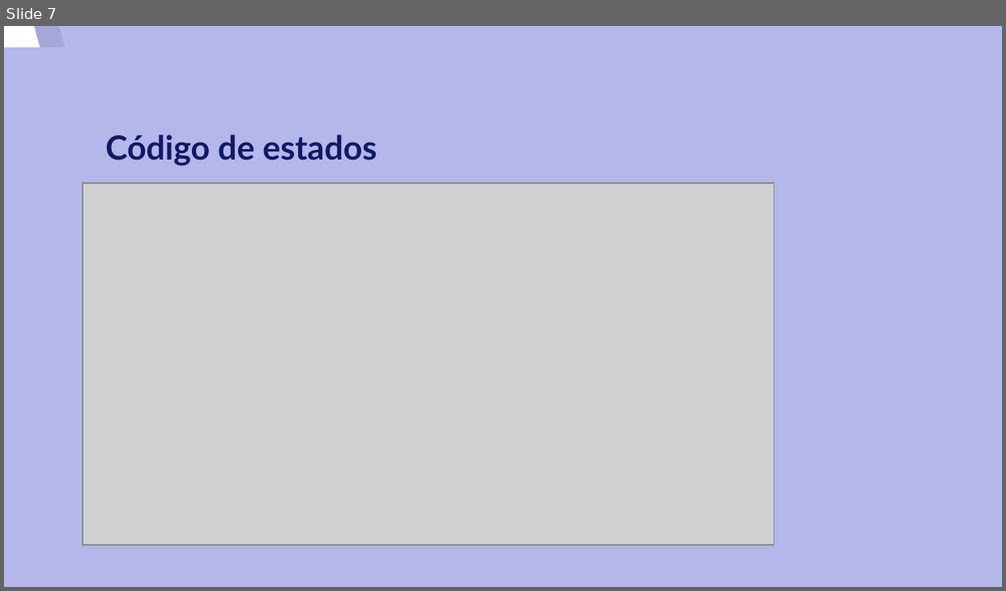
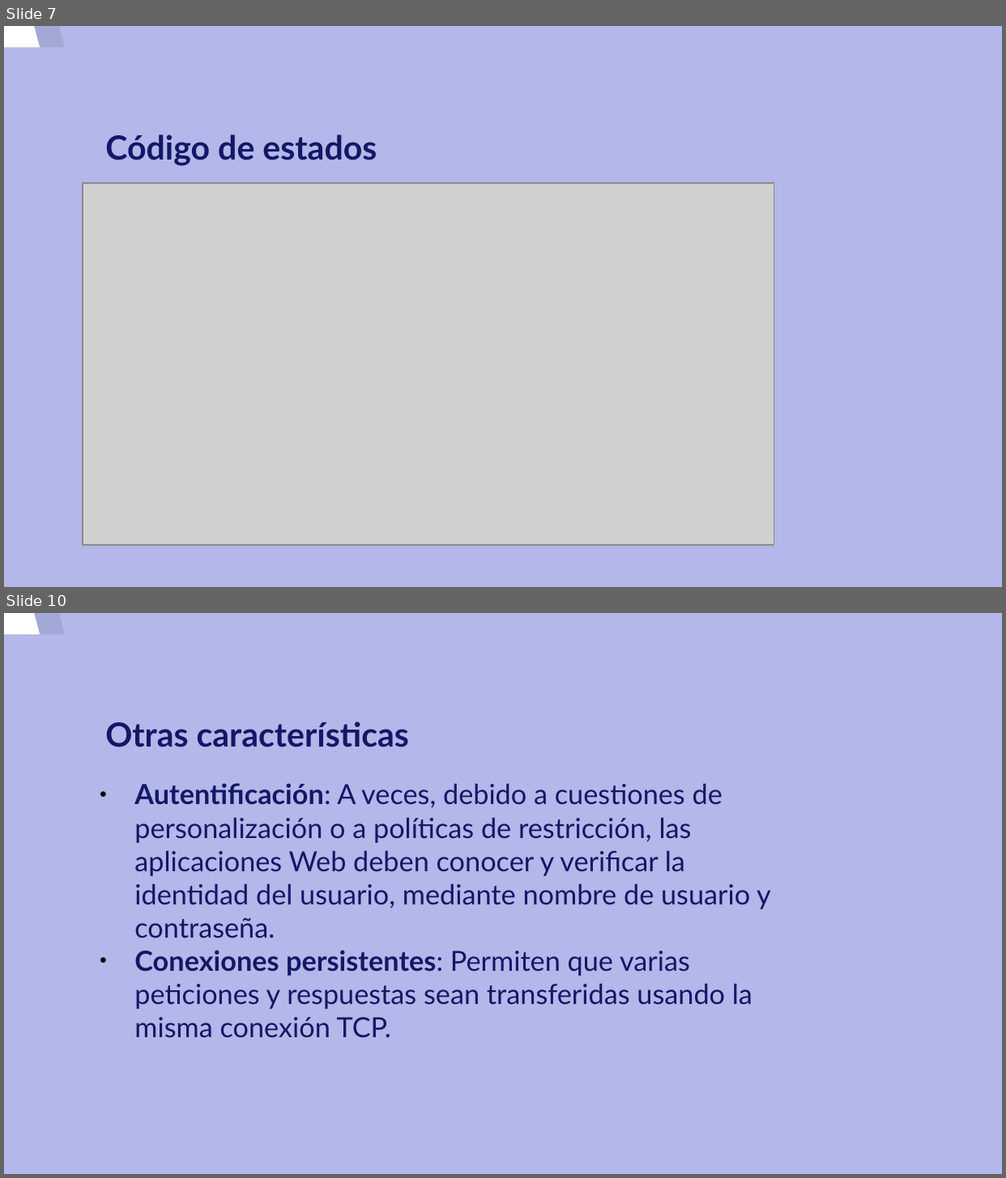
Before and after one commit to carloskuce/SRI, a slide deck: curso/u1/u1.odp. Shown one above the other, each under a label of ours: slide 7 before the commit, slides 7 and 10 after it; the slides between them are not shown. The pictures are 1006x591 and 1006x1178 pixels, drawn with LibreOffice and Linux fonts; fonts in the diff are those of the drawing; grey boxes stand for pictures. Boxes give left, top, right and bottom in pixels: in the first picture for what was removed or moved away, otherwise in the second. Text is boxed around its words. In the diff, an @@ line names an element or a change of style, - is before the commit and + after.

```diff
--- a/curso/u1/u1.odp
+++ b/curso/u1/u1.odp
@@ slide 10 added at bbox=[4, 613, 1002, 1174], background #B3B7E9; not listed: 2 template elements that a slide beside it also shows @@
@@ title added at bbox=[105, 722, 409, 747], 24 pt, text #121867, bold @@
+Otras características
@@ text added at bbox=[134, 783, 771, 1037], 20 pt, text #121867 @@
+● Autentificación: A veces, debido a cuestiones de personalización o a políticas de restricción, las aplicaciones Web deben conocer y verificar la identidad del usuario, mediante nombre de usuario y contraseña.
+● Conexiones persistentes: Permiten que varias peticiones y respuestas sean transferidas usando la misma conexión TCP.
```
Also in this commit, not shown: 4 slides changed, 1 slide removed, 2 other files.
